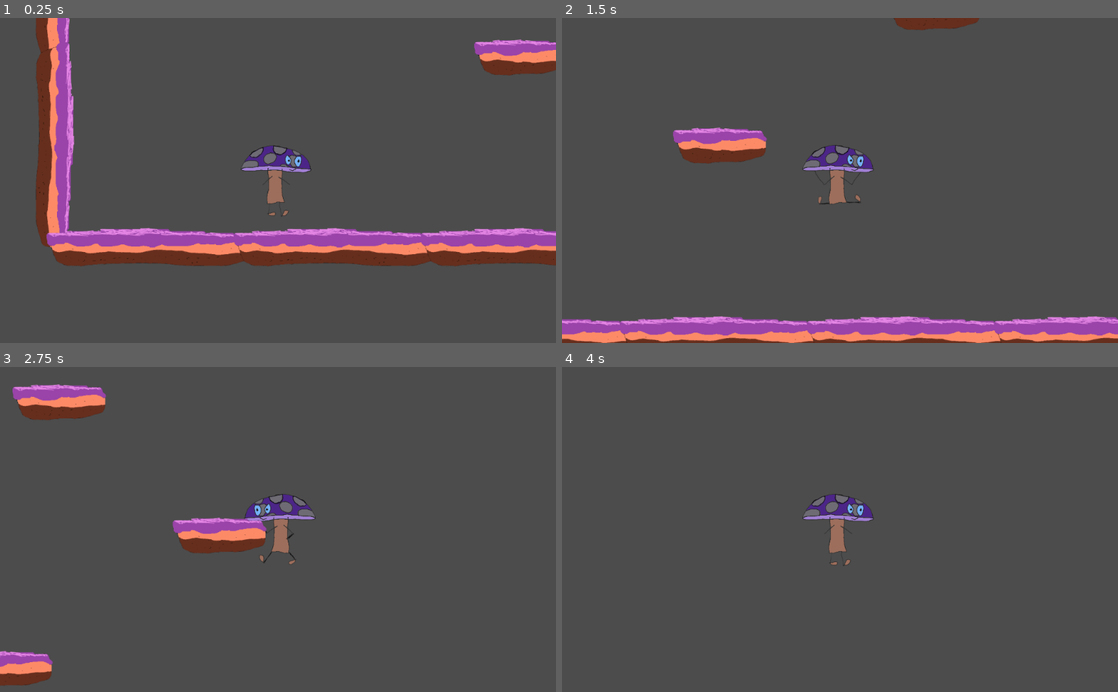
Above: before the commit, frames 1-4 (two rows, left to right).
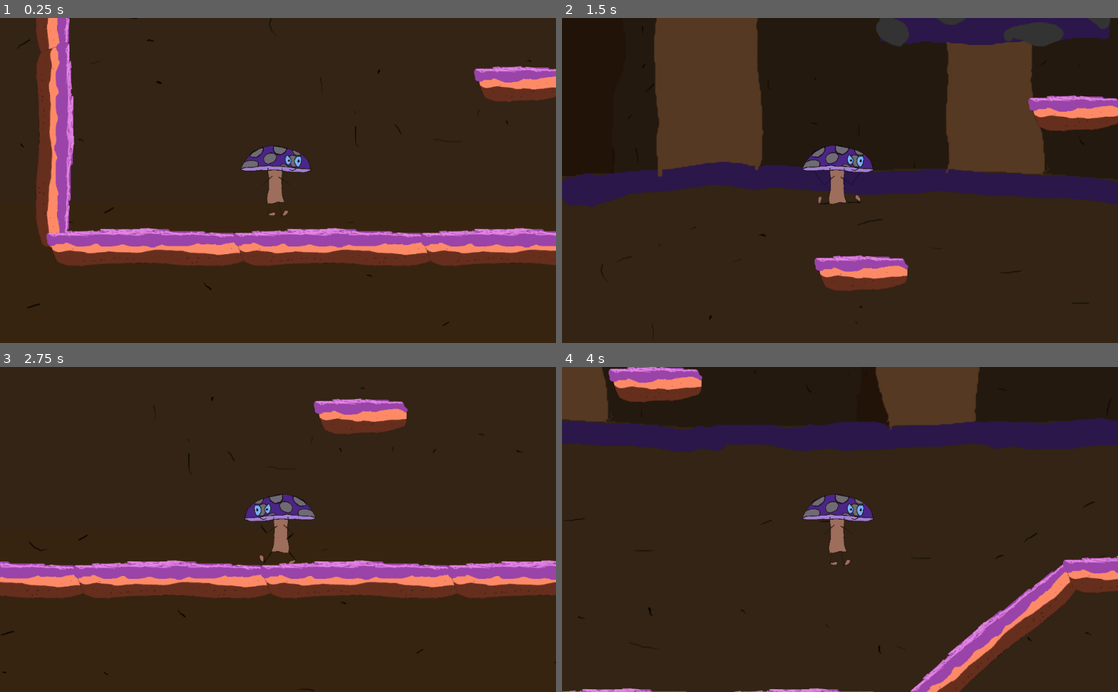
Above: after the commit, the same moments.

Repository: kyleagren/Mushroom-Quest-Exodus
Game: Godot game, scene res://Scenes/Level1.tscn
Same seed, same stepped clock (60 frames per second), same inputs: the game is played once before the commit and once after it. Before the commit the project starts from res://Scenes/Level.tscn.
Inputs:
- Up to frame 1 (0.25 s): no input
- Up to frame 2 (1.5 s): hold D (right) from 0.53 s (still down); tap Shift (dash, bound only after the commit) at 0.6 s; tap Space (jump) at 0.77, 0.8, 1.07, 1.35 s
- Up to frame 3 (2.75 s): tap Space (jump) at 1.52, 1.82, 2.3 s; tap Shift (dash, bound only after the commit) at 1.55, 2.1 s; release D (right) at 2.03 s; hold A (left) from 2.03 s (still down)
- Up to frame 4 (4 s): release A (left) at 2.78 s; hold D (right) from 2.78 s (still down); tap Shift (dash, bound only after the commit) at 2.85 s; tap Space (jump) at 3.02, 3.32, 3.6, 3.77 s

The runs differ from the first frame. In frame 1, 86% of the frame differs, in the area x 0-100%, y 0-100%; in frame 2, 99%; in frame 3, 99%; in frame 4, 99%.

Commit message:
Added Parallax BG, added dashes, adjusted tilemap to be able to be walked on.
Cleaned up dash code, fiddled with platforms so that the character could walk over them, added dash timer / cooldown etc. Dash animation looks great.

Diff:
--- a/Scenes/Level.tscn
+++ b/Scenes/Level1.tscn
@@ -3,7 +3,7 @@
 [ext_resource path="res://Scenes/Player.tscn" type="PackedScene" id=1]
 [ext_resource path="res://Tileset.tres" type="TileSet" id=2]
 
-[node name="Level" type="Node2D"]
+[node name="Level1" type="Node2D"]
 
 [node name="Player" parent="." instance=ExtResource( 1 )]
 position = Vector2( 111.232, 207.366 )
@@ -12,4 +12,4 @@
 [node name="TileMap" type="TileMap" parent="."]
 tile_set = ExtResource( 2 )
 format = 1
-tile_data = PoolIntArray( -2162665, 1, 0, -1703944, 4, 0, -1 …(124 unchanged characters)… 127, 1, 0, -131031, 3, 0, 131064, 4, 0, 65545, 1, 0, 196636, 3, 0, 196642, 0, 0, 5898 …(66 unchanged characters)…
+tile_data = PoolIntArray( -2162665, 1, 0, -1703944, 4, 0, -1 …(124 unchanged characters)… 127, 1, 0, -131031, 3, 0, 131064, 4, 0, 131081, 1, 0, 196636, 3, 0, 196642, 0, 0, 5898 …(66 unchanged characters)…
--- a/Scenes/PlatformTiles.tscn
+++ b/Scenes/PlatformTiles.tscn
@@ -8,7 +8,6 @@
 [ext_resource path="res://Game Assets/Wall2.PNG" type="Texture" id=6]
 
 [node name="PlatformTiles" type="Node2D"]
-editor/display_folded = true
 
 [node name="Platform_Large" type="Sprite" parent="."]
 position = Vector2( 303.32, 289.656 )
@@ -19,9 +18,10 @@
 [node name="CollisionPolygon2D" type="CollisionPolygon2D" parent="Platform_Large/StaticBody2D"]
 visible = false
 position = Vector2( 0.630249, 20.168 )
-polygon = PoolVector2Array( -218.058, 15.8375, -226.272, 10.7041, -230.892, 3.5173, -238.592, -22.1498, -243.725, -26.2565, -249.886, -32.93, -250.399, -54.4904, 227.523, -53.977, 241.896, -36.01, 242.923, -26.7699, 239.843, -8.80289, 235.223, 6.08401,  …(183 unchanged characters)…
+polygon = PoolVector2Array( -218.058, 15.8375, -226.272, 10.7041, -230.892, 3.5173, -238.592, -22.1498, -242.458, -26.0494, -243.193, -42.7, -240.869, -51.8683, -234.12, -53.0785, 226.653, -53.4572, 236.583, -35.5825, 238.967, -25.2549, 239.843, -8.80289, 235.223, 6.08401,  …(183 unchanged characters)…
 
 [node name="Platform_Small" type="Sprite" parent="."]
+editor/display_folded = true
 position = Vector2( 670, 302 )
 texture = ExtResource( 2 )
 
@@ -33,6 +33,7 @@
 polygon = PoolVector2Array( 18.3544, -49.6165, 19.325, -37.6458, 20.2955, -28.5869, 25.4721, -23.0868, 29.3545, -22.439 …(527 unchanged characters)…
 
 [node name="Platform_Diagonal" type="Sprite" parent="."]
+editor/display_folded = true
 position = Vector2( 1171.57, 534.551 )
 texture = ExtResource( 3 )
 
@@ -44,6 +45,7 @@
 polygon = PoolVector2Array( -1162.21, -187.8, -826.298, 152.775, -829.797, 170.271, -861.288, 194.764, -919.606, 162.106, -1045.57, 23.3102, -1151.71, -71.1643, -1186.7, -106.155, -1192.53, -124.816, -1178.54, -158.641 )
 
 [node name="Platform_Diagonal2" type="Sprite" parent="."]
+editor/display_folded = true
 position = Vector2( 1632.8, 536.823 )
 texture = ExtResource( 4 )
 
@@ -51,9 +53,10 @@
 
 [node name="CollisionPolygon2D" type="CollisionPolygon2D" parent="Platform_Diagonal2/StaticBody2D"]
 visible = false
-polygon = PoolVector2Array( 161.082, -164.412, -199.321, 138.84, -193.489, 154.002, -178.326, 156.335, -145.669, 173.83, -114.177, 167.999, 23.4524, 37.3672, 126.092, -40.7784, 176.245, -85.0998, 203.071, -123.589, 200.738, -141.085, 182.076, -160.913 )
+polygon = PoolVector2Array( 161.082, -164.412, -199.321, 138.84, -193.489, 154.002, -178.326, 156.335, -145.669, 173.83, -114.177, 167.999, 23.4524, 37.3672, 126.092, -40.7784, 176.245, -85.0998, 203.071, -123.589, 200.738, -141.085, 170.756, -171.697 )
 
 [node name="Wall" type="Sprite" parent="."]
+editor/display_folded = true
 position = Vector2( 162.766, 727.678 )
 texture = ExtResource( 5 )
 
@@ -64,6 +67,7 @@
 polygon = PoolVector2Array( 38.1985, -247.962, 38.1985, 224.41, 6.70695, 237.24, -18.9528, 231.409, -29.4499, 204.582, -37.6144, 136.934, -31.7827, -22.8563, -35.2817, -190.811, -31.7827, -224.635, -4.95656, -238.632, 17.2041, -252.628 )
 
 [node name="Wall2" type="Sprite" parent="."]
+editor/display_folded = true
 position = Vector2( 623.998, 714.045 )
 texture = ExtResource( 6 )
 
--- a/Scenes/Player.tscn
+++ b/Scenes/Player.tscn
@@ -1,9 +1,13 @@
-[gd_scene load_steps=10 format=2]
+[gd_scene load_steps=14 format=2]
 
 [ext_resource path="res://Scripts/Player.gd" type="Script" id=1]
 [ext_resource path="res://Game Assets/Mushroom_Man.png" type="Texture" id=2]
 [ext_resource path="res://Game Assets/Mushroom_Man_Jump.png" type="Texture" id=3]
 [ext_resource path="res://Game Assets/Mushroom_Man_Run.png" type="Texture" id=4]
+[ext_resource path="res://Game Assets/layer1.png" type="Texture" id=5]
+[ext_resource path="res://Game Assets/layer2.png" type="Texture" id=6]
+[ext_resource path="res://Game Assets/layer3.png" type="Texture" id=7]
+[ext_resource path="res://Game Assets/layer4.png" type="Texture" id=8]
 
 [sub_resource type="Animation" id=1]
 length = 2.0
@@ -72,6 +76,7 @@
 extents = Vector2( 84.8887, 32.445 )
 
 [node name="Player" type="KinematicBody2D"]
+position = Vector2( 363.027, 208.911 )
 scale = Vector2( 0.996642, 0.996642 )
 script = ExtResource( 1 )
 __meta__ = {
@@ -89,9 +94,64 @@
 [node name="JumpTimer" type="Timer" parent="."]
 wait_time = 0.2
 
+[node name="DashTimer" type="Timer" parent="."]
+wait_time = 0.25
+one_shot = true
+
+[node name="DashRecharge" type="Timer" parent="."]
+wait_time = 0.5
+one_shot = true
+
 [node name="Camera2D" type="Camera2D" parent="."]
+editor/display_folded = true
 current = true
 zoom = Vector2( 1.3, 1.3 )
+
+[node name="ParallaxBackground" type="ParallaxBackground" parent="Camera2D"]
+scroll_ignore_camera_zoom = true
+
+[node name="ParallaxLayer" type="ParallaxLayer" parent="Camera2D/ParallaxBackground"]
+modulate = Color( 0.584314, 0.584314, 0.584314, 1 )
+motion_scale = Vector2( 0.125, 1 )
+motion_mirroring = Vector2( 2048, 2048 )
+
+[node name="TextureRect" type="TextureRect" parent="Camera2D/ParallaxBackground/ParallaxLayer"]
+margin_right = 40.0
+margin_bottom = 40.0
+texture = ExtResource( 5 )
+
+[node name="ParallaxLayer2" type="ParallaxLayer" parent="Camera2D/ParallaxBackground"]
+modulate = Color( 0.360784, 0.317647, 0.317647, 1 )
+motion_scale = Vector2( 0.25, 1 )
+motion_offset = Vector2( 0, -2000 )
+motion_mirroring = Vector2( 2048, 0 )
+
+[node name="TextureRect" type="TextureRect" parent="Camera2D/ParallaxBackground/ParallaxLayer2"]
+margin_right = 40.0
+margin_bottom = 40.0
+texture = ExtResource( 6 )
+
+[node name="ParallaxLayer3" type="ParallaxLayer" parent="Camera2D/ParallaxBackground"]
+modulate = Color( 0.282353, 0.278431, 0.278431, 1 )
+motion_scale = Vector2( 0.5, 1 )
+motion_offset = Vector2( 0, -1800 )
+motion_mirroring = Vector2( 2048, 0 )
+
+[node name="TextureRect" type="TextureRect" parent="Camera2D/ParallaxBackground/ParallaxLayer3"]
+margin_right = 40.0
+margin_bottom = 40.0
+texture = ExtResource( 7 )
+
+[node name="ParallaxLayer4" type="ParallaxLayer" parent="Camera2D/ParallaxBackground"]
+modulate = Color( 0.4, 0.4, 0.4, 1 )
+motion_scale = Vector2( 0.8, 1 )
+motion_offset = Vector2( 0, -1600 )
+motion_mirroring = Vector2( 2048, 0 )
+
+[node name="TextureRect" type="TextureRect" parent="Camera2D/ParallaxBackground/ParallaxLayer4"]
+margin_right = 40.0
+margin_bottom = 40.0
+texture = ExtResource( 8 )
 
 [node name="BodyCollisionShape" type="CollisionShape2D" parent="."]
 visible = false
@@ -103,3 +163,5 @@
 position = Vector2( -3.99582, -52.1243 )
 shape = SubResource( 5 )
 [connection signal="timeout" from="JumpTimer" to="." method="_on_JumpTimer_timeout"]
+[connection signal="timeout" from="DashTimer" to="." method="_on_DashTimer_timeout"]
+[connection signal="timeout" from="DashRecharge" to="." method="_on_DashRecharge_timeout"]
--- a/Scripts/Player.gd
+++ b/Scripts/Player.gd
@@ -2,22 +2,30 @@
 
 var motion = Vector2()
 var speed = 1000
-var number_of_jumps = 5
-var jump_counter
+var number_of_jumps = 1
+var jump_counter = 0
+var dash_counter = 0
 var can_double_jump
-
+var is_dashing = false
+var dash_available = true
+var number_of_dashes = 0
+var can_wall_run = false
 
 const GRAVITY = 100
 const UP = Vector2(0, -1)
 const JUMP_SPEED = 2000
-const HEIGHT_BOUNDARY = 10000
+const HEIGHT_BOUNDARY = 8000
 const SLOWNESS_MODIFIER = 0.7
+const DASH_DISTANCE = 3000
+const DASH_ANGLE = deg2rad(90)
 
 
 
 func _physics_process(delta):
+	dash()
 	apply_gravity()
-	wall_run()
+	if can_wall_run:
+		wall_run()
 	move()
 	jump()
 	animate()
@@ -25,13 +33,13 @@
 	lose()
 
 func move():
-	if Input.is_action_pressed("left") and not Input.is_action_pressed("right"):
+	if Input.is_action_pressed("left") and not Input.is_action_pressed("right") and not is_dashing:
 		motion.x = -speed
 		$Sprite.flip_h = true
-	elif Input.is_action_pressed("right") and not Input.is_action_pressed("left"):
+	elif Input.is_action_pressed("right") and not Input.is_action_pressed("left") and not is_dashing:
 		motion.x = speed
 		$Sprite.flip_h = false
-	else:
+	elif not is_dashing:
 		motion.x = 0
 
 
@@ -62,12 +70,32 @@
 				motion.x = -JUMP_SPEED
 
 
+func dash():
+	if Input.is_action_just_pressed("dash") and not $Sprite.is_flipped_h() and dash_available and not dash_counter == number_of_dashes:
+		is_dashing = true
+		dash_counter += 1
+		$Sprite.rotation = DASH_ANGLE
+		$DashTimer.start()
+		motion.y = 0
+		motion.x += DASH_DISTANCE
+	elif Input.is_action_just_pressed("dash") and $Sprite.is_flipped_h() and dash_available and not dash_counter == number_of_dashes:
+		is_dashing = true
+		dash_counter += 1
+		$Sprite.rotation = -DASH_ANGLE
+		$DashTimer.start()
+		motion.y = 0
+		motion.x -= DASH_DISTANCE
+
+	if dash_counter == number_of_dashes and is_on_floor():
+		dash_counter = 0
+
+
 func apply_gravity():
-	if is_on_floor() and motion.y > 0:
+	if is_on_floor() and motion.y > 0 and not is_dashing:
 		motion.y = GRAVITY
 	elif is_on_ceiling():
 		motion.y = 1
-	else:
+	elif not is_dashing:
 		motion.y += GRAVITY
 
 
@@ -90,3 +118,14 @@
 
 func _on_JumpTimer_timeout():
 	can_double_jump = true
+
+
+func _on_DashTimer_timeout():
+	is_dashing = false
+	$Sprite.rotation = 0
+	dash_available = false
+	$DashRecharge.start()
+
+
+func _on_DashRecharge_timeout():
+	dash_available = true
--- a/Tileset.tres
+++ b/Tileset.tres
@@ -7,26 +7,26 @@
 [ext_resource path="res://Game Assets/Wall.PNG" type="Texture" id=5]
 [ext_resource path="res://Game Assets/Wall2.PNG" type="Texture" id=6]
 
-[sub_resource type="ConvexPolygonShape2D" id=1]
-points = PoolVector2Array( -243.725, -26.2565, -249.886, -32.93, -250.399, -54.4904, 227.523, -53.977, -238.592, -22.1498 )
-
-[sub_resource type="ConvexPolygonShape2D" id=2]
-points = PoolVector2Array( -226.272, 10.7041, -230.892, 3.5173, -238.592, -22.1498, 227.523, -53.977, -218.058, 15.8375 )
-
-[sub_resource type="ConvexPolygonShape2D" id=3]
-points = PoolVector2Array( -168.778, 23.5377, -200.605, 22.511, -212.925, 19.4309, -218.058, 15.8375, 227.523, -53.977, -143.624, 19.4309 )
-
-[sub_resource type="ConvexPolygonShape2D" id=4]
-points = PoolVector2Array( -84.5894, 16.8642, -143.624, 19.4309, 227.523, -53.977 )
-
-[sub_resource type="ConvexPolygonShape2D" id=5]
-points = PoolVector2Array( -32.7419, 15.8375, -84.5894, 16.8642, 227.523, -53.977 )
-
-[sub_resource type="ConvexPolygonShape2D" id=6]
-points = PoolVector2Array( 33.9926, 18.4042, -32.7419, 15.8375, 227.523, -53.977 )
-
-[sub_resource type="ConvexPolygonShape2D" id=7]
-points = PoolVector2Array( 239.843, -8.80289, 235.223, 6.08401, 187.482, 21.4843, 165.408, 21.9976, 94.567, 22.511, 33.9926, 18.4042, 227.523, -53.977, 241.896, -36.01, 242.923, -26.7699 )
+[sub_resource type="ConvexPolygonShape2D" id=30]
+points = PoolVector2Array( -226.272, 10.7041, -230.892, 3.5173, -238.592, -22.1498, -243.193, -42.7, -240.869, -51.8683, -234.12, -53.0785, -218.058, 15.8375 )
+
+[sub_resource type="ConvexPolygonShape2D" id=31]
+points = PoolVector2Array( -234.12, -53.0785, 226.653, -53.4572, 236.583, -35.5825, 238.967, -25.2549, 239.843, -8.80289, 235.223, 6.08401, 187.482, 21.4843, 165.408, 21.9976, 94.567, 22.511, 33.9926, 18.4042 )
+
+[sub_resource type="ConvexPolygonShape2D" id=32]
+points = PoolVector2Array( -234.12, -53.0785, 33.9926, 18.4042, -32.7419, 15.8375 )
+
+[sub_resource type="ConvexPolygonShape2D" id=33]
+points = PoolVector2Array( -234.12, -53.0785, -32.7419, 15.8375, -84.5894, 16.8642 )
+
+[sub_resource type="ConvexPolygonShape2D" id=34]
+points = PoolVector2Array( -234.12, -53.0785, -84.5894, 16.8642, -143.624, 19.4309 )
+
+[sub_resource type="ConvexPolygonShape2D" id=35]
+points = PoolVector2Array( -234.12, -53.0785, -143.624, 19.4309, -168.778, 23.5377, -200.605, 22.511, -212.925, 19.4309, -218.058, 15.8375 )
+
+[sub_resource type="ConvexPolygonShape2D" id=36]
+points = PoolVector2Array( -243.193, -42.7, -238.592, -22.1498, -242.458, -26.0494 )
 
 [sub_resource type="ConvexPolygonShape2D" id=8]
 points = PoolVector2Array( 25.4721, -23.0868, 20.2955, -28.5869, 19.325, -37.6458, 18.3544, -49.6165, 231.266, -50.9002, 29.3545, -22.4397 )
@@ -65,13 +65,13 @@
 points = PoolVector2Array( -861.288, 194.764, -919.606, 162.106, -1045.57, 23.3102, -826.298, 152.775, -829.797, 170.271 )
 
 [sub_resource type="ConvexPolygonShape2D" id=20]
+points = PoolVector2Array( 161.082, -164.412, 170.756, -171.697, 200.738, -141.085, 203.071, -123.589, 176.245, -85.0998, 126.092, -40.7784, 23.4524, 37.3672 )
+
+[sub_resource type="ConvexPolygonShape2D" id=21]
 points = PoolVector2Array( -193.489, 154.002, -199.321, 138.84, 161.082, -164.412, -178.326, 156.335 )
 
-[sub_resource type="ConvexPolygonShape2D" id=21]
+[sub_resource type="ConvexPolygonShape2D" id=22]
 points = PoolVector2Array( -114.177, 167.999, -145.669, 173.83, -178.326, 156.335, 161.082, -164.412, 23.4524, 37.3672 )
-
-[sub_resource type="ConvexPolygonShape2D" id=22]
-points = PoolVector2Array( 203.071, -123.589, 176.245, -85.0998, 126.092, -40.7784, 23.4524, 37.3672, 161.082, -164.412, 182.076, -160.913, 200.738, -141.085 )
 
 [sub_resource type="ConvexPolygonShape2D" id=23]
 points = PoolVector2Array( 17.2041, -252.628, 38.1985, -247.962, 38.1985, 224.41, -4.95656, -238.632 )
@@ -107,43 +107,43 @@
 "autotile_coord": Vector2( 0, 0 ),
 "one_way": false,
 "one_way_margin": 1.0,
-"shape": SubResource( 1 ),
-"shape_transform": Transform2D( 1, 0, 0, 1, 256.13, 76.168 )
-}, {
-"autotile_coord": Vector2( 0, 0 ),
-"one_way": false,
-"one_way_margin": 1.0,
-"shape": SubResource( 2 ),
-"shape_transform": Transform2D( 1, 0, 0, 1, 256.13, 76.168 )
-}, {
-"autotile_coord": Vector2( 0, 0 ),
-"one_way": false,
-"one_way_margin": 1.0,
-"shape": SubResource( 3 ),
-"shape_transform": Transform2D( 1, 0, 0, 1, 256.13, 76.168 )
-}, {
-"autotile_coord": Vector2( 0, 0 ),
-"one_way": false,
-"one_way_margin": 1.0,
-"shape": SubResource( 4 ),
-"shape_transform": Transform2D( 1, 0, 0, 1, 256.13, 76.168 )
-}, {
-"autotile_coord": Vector2( 0, 0 ),
-"one_way": false,
-"one_way_margin": 1.0,
-"shape": SubResource( 5 ),
-"shape_transform": Transform2D( 1, 0, 0, 1, 256.13, 76.168 )
-}, {
-"autotile_coord": Vector2( 0, 0 ),
-"one_way": false,
-"one_way_margin": 1.0,
-"shape": SubResource( 6 ),
-"shape_transform": Transform2D( 1, 0, 0, 1, 256.13, 76.168 )
-}, {
-"autotile_coord": Vector2( 0, 0 ),
-"one_way": false,
-"one_way_margin": 1.0,
-"shape": SubResource( 7 ),
+"shape": SubResource( 30 ),
+"shape_transform": Transform2D( 1, 0, 0, 1, 256.13, 76.168 )
+}, {
+"autotile_coord": Vector2( 0, 0 ),
+"one_way": false,
+"one_way_margin": 1.0,
+"shape": SubResource( 31 ),
+"shape_transform": Transform2D( 1, 0, 0, 1, 256.13, 76.168 )
+}, {
+"autotile_coord": Vector2( 0, 0 ),
+"one_way": false,
+"one_way_margin": 1.0,
+"shape": SubResource( 32 ),
+"shape_transform": Transform2D( 1, 0, 0, 1, 256.13, 76.168 )
+}, {
+"autotile_coord": Vector2( 0, 0 ),
+"one_way": false,
+"one_way_margin": 1.0,
+"shape": SubResource( 33 ),
+"shape_transform": Transform2D( 1, 0, 0, 1, 256.13, 76.168 )
+}, {
+"autotile_coord": Vector2( 0, 0 ),
+"one_way": false,
+"one_way_margin": 1.0,
+"shape": SubResource( 34 ),
+"shape_transform": Transform2D( 1, 0, 0, 1, 256.13, 76.168 )
+}, {
+"autotile_coord": Vector2( 0, 0 ),
+"one_way": false,
+"one_way_margin": 1.0,
+"shape": SubResource( 35 ),
+"shape_transform": Transform2D( 1, 0, 0, 1, 256.13, 76.168 )
+}, {
+"autotile_coord": Vector2( 0, 0 ),
+"one_way": false,
+"one_way_margin": 1.0,
+"shape": SubResource( 36 ),
 "shape_transform": Transform2D( 1, 0, 0, 1, 256.13, 76.168 )
 } ]
 0/z_index = 0
--- a/project.godot
+++ b/project.godot
@@ -16,7 +16,7 @@
 [application]
 
 config/name="Mushroom_Quest_Exodus"
-run/main_scene="res://Scenes/Level.tscn"
+run/main_scene="res://Scenes/Level1.tscn"
 config/icon="res://icon.png"
 
 [input]
@@ -36,6 +36,11 @@
 "events": [ Object(InputEventKey,"resource_local_to_scene":false,"resource_name":"","device":0,"alt":false,"shift":false,"control":false,"meta":false,"command":false,"pressed":false,"scancode":32,"unicode":0,"echo":false,"script":null)
  ]
 }
+dash={
+"deadzone": 0.5,
+"events": [ Object(InputEventKey,"resource_local_to_scene":false,"resource_name":"","device":0,"alt":false,"shift":false,"control":false,"meta":false,"command":false,"pressed":false,"scancode":16777237,"unicode":0,"echo":false,"script":null)
+ ]
+}
 
 [layer_names]
 
Binary file added: Game Assets/layer1.png
Not shown, added: Game Assets/layer1.png.import
Binary file added: Game Assets/layer2.png
Not shown, added: Game Assets/layer2.png.import
Binary file added: Game Assets/layer3.png
Not shown, added: Game Assets/layer3.png.import
Binary file added: Game Assets/layer4.png
Not shown, added: Game Assets/layer4.png.import
